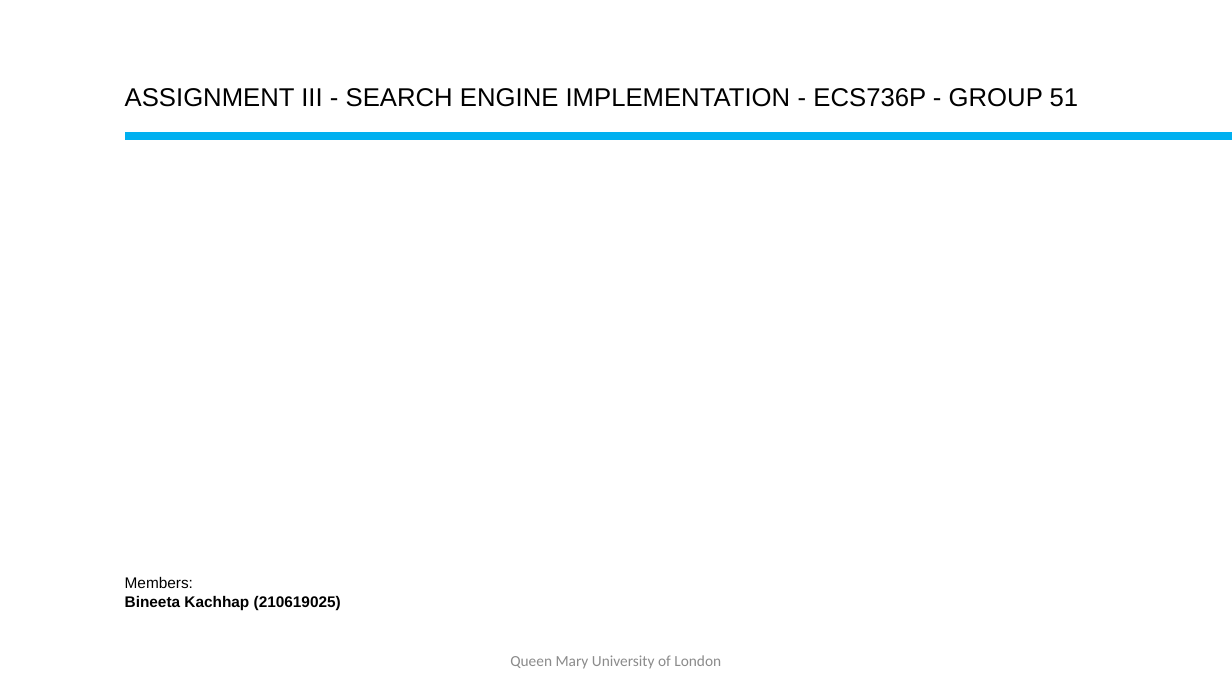
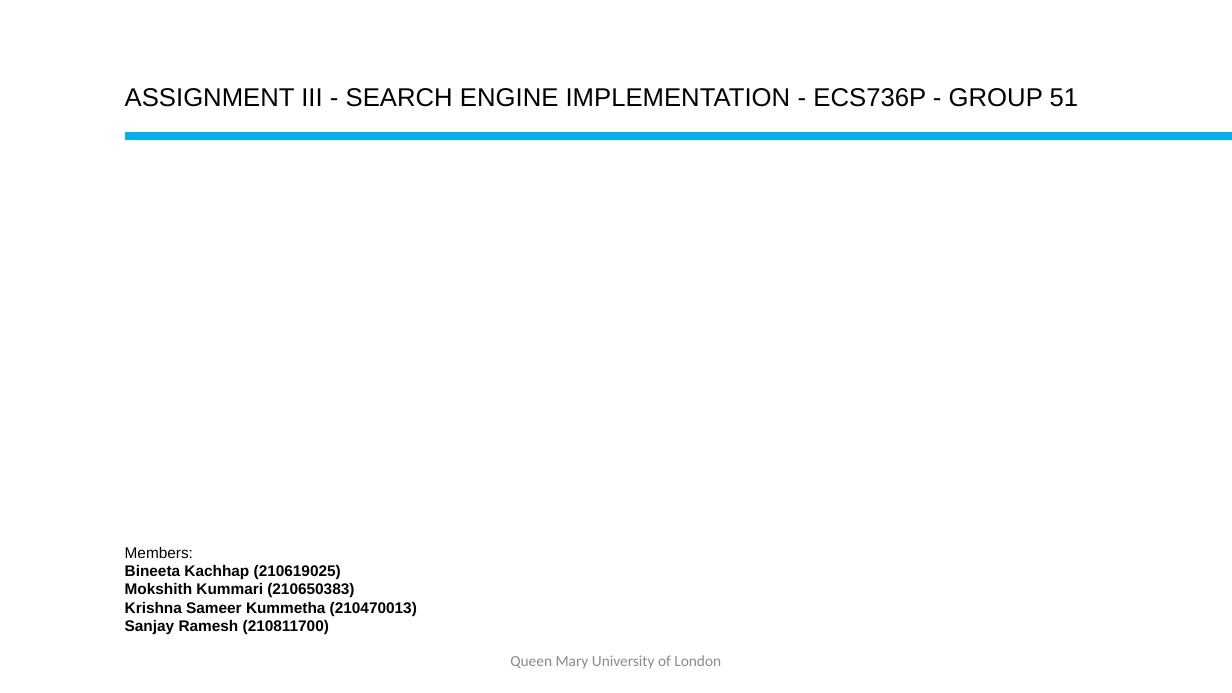
Before and after one commit to bineeta-maker/SearchEngineProject, a slide deck: slide 1 of data/Group51_Assg3_SearchEngineImpl.pptx. Drawn at 1232x693 pixels with LibreOffice and Linux fonts; fonts in the diff are those of the drawing. Boxes give left, top, right and bottom in pixels: in the first picture for what was removed or moved away, otherwise in the second. Text is boxed around its words. In the diff, an @@ line names an element or a change of style, - is before the commit and + after.

```diff
--- a/data/Group51_Assg3_SearchEngineImpl.pptx
+++ b/data/Group51_Assg3_SearchEngineImpl.pptx
@@ text at (125, 565, 417, 635): text changed @@
-Bineeta Kachhap (210619025)
+Bineeta Kachhap (210619025)
+Mokshith Kummari (210650383)
+Krishna Sameer Kummetha (210470013)
+Sanjay Ramesh (210811700)
```
Also in this commit, not shown: 4 other slides changed, 2 slides added, 1 other file.
